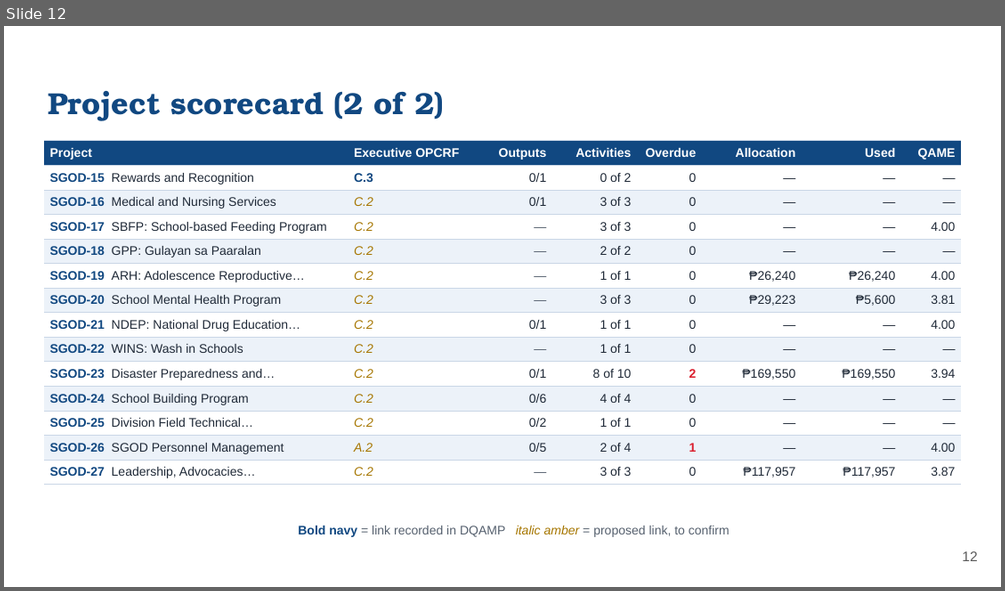
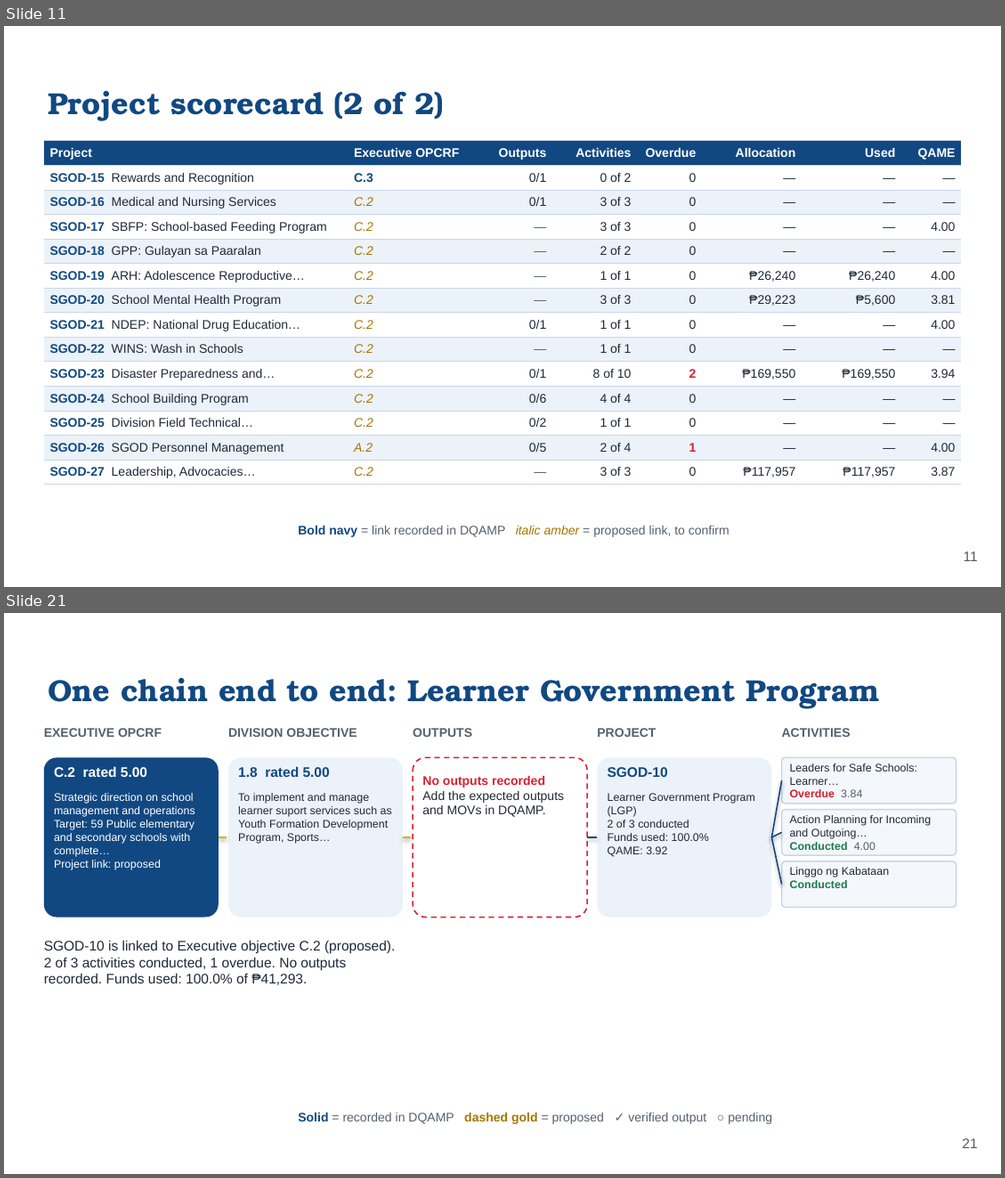
Before and after one commit to phidipidis/DQAMP, a slide deck: presentations/line-of-sight-2026/SGOD_Line-of-Sight_2026.pptx. Shown one above the other, each under a label of ours: slide 12 before the commit, slides 11 and 21 after it; the slides between them are not shown. The pictures are 1005x591 and 1005x1178 pixels, drawn with LibreOffice and Linux fonts; fonts in the diff are those of the drawing; background and template pictures are left out. Boxes give left, top, right and bottom in pixels: in the first picture for what was removed or moved away, otherwise in the second. Text is boxed around its words. In the diff, an @@ line names an element or a change of style, - is before the commit and + after.

```diff
--- a/presentations/line-of-sight-2026/SGOD_Line-of-Sight_2026.pptx
+++ b/presentations/line-of-sight-2026/SGOD_Line-of-Sight_2026.pptx
@@ slide 21 added at <box>4,613,1001,1174</box>, background picture (left out) @@
@@ title added at <box>48,678,880,709</box>, 22 pt, text #114881, bold @@
+One chain end to end: Learner Government Program
@@ text added at <box>44,728,162,737</box>, 9 pt, text #55606E, bold @@
+EXECUTIVE OPCRF
@@ text added at <box>228,728,356,737</box>, 9 pt, text #55606E, bold @@
+DIVISION OBJECTIVE
@@ text added at <box>413,728,472,737</box>, 9 pt, text #55606E, bold @@
+OUTPUTS
@@ text added at <box>597,728,655,737</box>, 9 pt, text #55606E, bold @@
+PROJECT
@@ text added at <box>782,728,850,737</box>, 9 pt, text #55606E, bold @@
+ACTIVITIES
@@ rounded rectangle added at <box>44,757,218,917</box>, fill #114881 @@
@@ text added at <box>54,766,147,777</box>, 10 pt, text #FFFFFF, bold @@
+C.2 rated 5.00
@@ rounded rectangle added at <box>228,757,403,917</box>, fill #ECF2F9 @@
@@ text added at <box>238,766,330,777</box>, 10 pt, text #114881, bold @@
+1.8 rated 5.00
@@ rounded rectangle added at <box>413,757,587,917</box>, fill #FFFFFF, outline #DA1E2D 1 pt dashed @@
@@ rounded rectangle added at <box>597,757,771,917</box>, fill #ECF2F9 @@
@@ text added at <box>607,767,668,777</box>, 10 pt, text #114881, bold @@
+SGOD-10
@@ rounded rectangle added at <box>782,757,956,803</box>, fill #F4F7FB, outline #C9D6E6 1 pt @@
@@ text added at <box>790,763,917,797</box>, 8 pt, text #1F2937 @@
+Leaders for Safe Schools: Learner…
+Overdue 3.84
@@ text added at <box>54,793,195,870</box>, 8 pt, text #FFFFFF @@
+Strategic direction on school management and operations
+Target: 59 Public elementary and secondary schools with complete…
+Project link: proposed
@@ text added at <box>238,793,392,844</box>, 8 pt, text #1F2937 @@
+To implement and manage learner suport services such as Youth Formation Development Program, Sports…
@@ text added at <box>422,776,564,817</box>, 9 pt, text #1F2937 @@
+No outputs recorded
+Add the expected outputs and MOVs in DQAMP.
@@ text added at <box>607,793,755,857</box>, 8 pt, text #1F2937 @@
+Learner Government Program (LGP)
+2 of 3 conducted
+Funds used: 100.0%
+QAME: 3.92
@@ line added from (771, 837) to (782, 780), #114881 1 pt @@
@@ rounded rectangle added at <box>782,810,956,855</box>, fill #F4F7FB, outline #C9D6E6 1 pt @@
@@ text added at <box>790,815,931,850</box>, 8 pt, text #1F2937 @@
+Action Planning for Incoming and Outgoing…
+Conducted 4.00
@@ line added from (218, 837) to (228, 837), #E8A800 1.5 pt dashed @@
@@ line added from (403, 837) to (413, 837), #E8A800 1.5 pt dashed @@
@@ line added from (587, 837) to (597, 837), #114881 1 pt @@
@@ line added from (771, 837) to (782, 832), #114881 1 pt @@
@@ line added from (771, 837) to (782, 884), #114881 1 pt @@
@@ rounded rectangle added at <box>782,861,956,907</box>, fill #F4F7FB, outline #C9D6E6 1 pt @@
@@ text added at <box>790,867,889,888</box>, 8 pt, text #1F2937 @@
+Linggo ng Kabataan
+Conducted
@@ text added at <box>44,940,395,985</box>, 10 pt, text #1F2937 @@
+SGOD-10 is linked to Executive objective C.2 (proposed). 2 of 3 activities conducted, 1 overdue. No outputs recorded. Funds used: 100.0% of ₱41,293.
@@ text added at <box>298,1112,772,1124</box>, 9 pt, text #55606E @@
+Solid = recorded in DQAMP dashed gold = proposed ✓ verified output ○ pending
@@ page number added at <box>962,1138,977,1148</box>, 10 pt, text #595959 @@
+21
@@ what was slide 12 is now slide 11 @@
@@ page number at <box>963,551,978,561</box>: text changed @@
-12
+11
```
Also in this commit, not shown: 1 slide changed, 25 other slides added, 2 other files.
